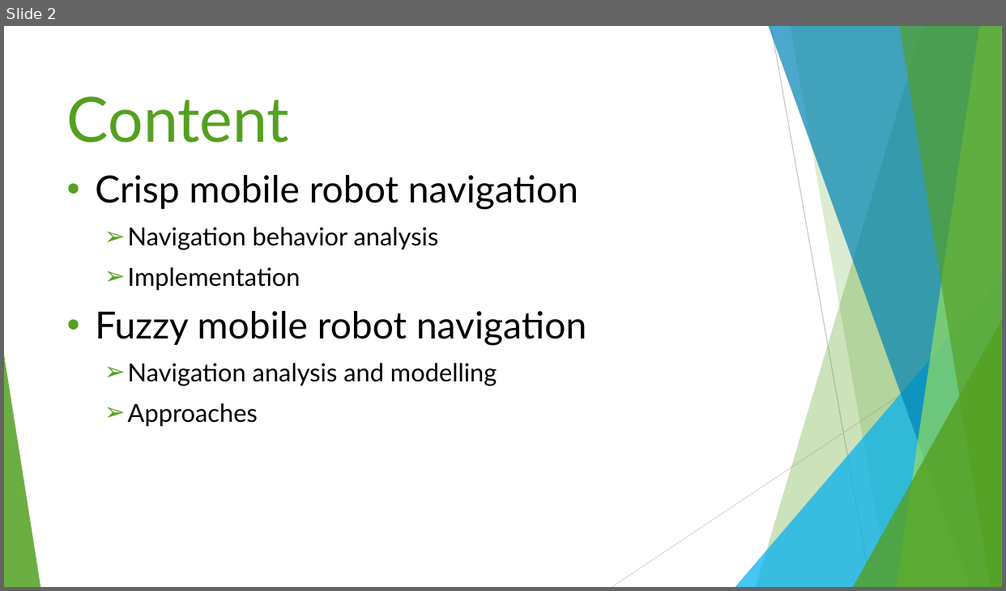
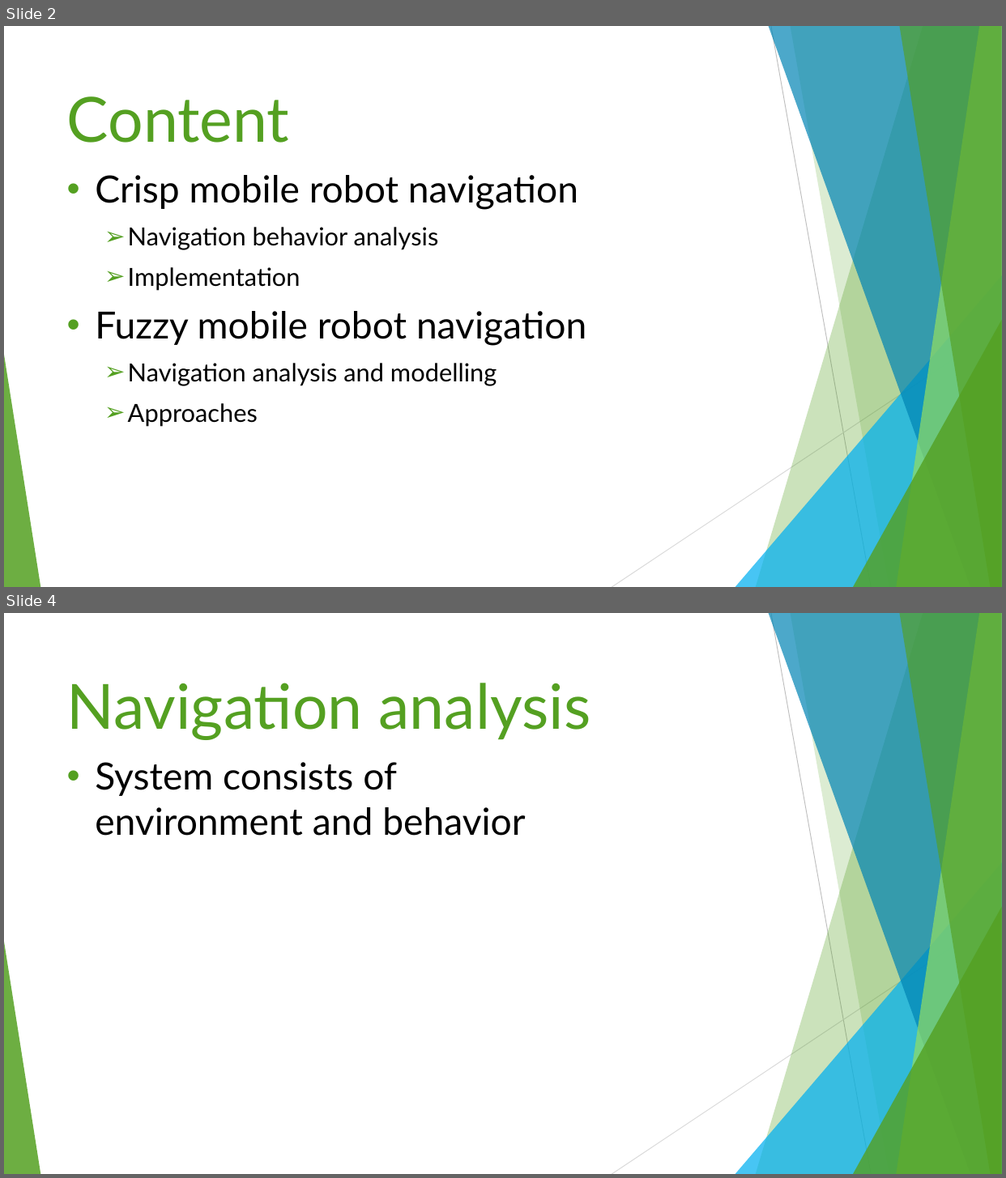
Before and after one commit to BenChurch/Winter2017, a slide deck: CISC870/Presentation/Church.pptx. Shown one above the other, each under a label of ours: slide 2 before the commit, slides 2 and 4 after it; the slides between them are not shown. The pictures are 1006x591 and 1006x1178 pixels, drawn with LibreOffice and Linux fonts; fonts in the diff are those of the drawing. Boxes give left, top, right and bottom in pixels: in the first picture for what was removed or moved away, otherwise in the second. Text is boxed around its words. In the diff, an @@ line names an element or a change of style, - is before the commit and + after.

```diff
--- a/CISC870/Presentation/Church.pptx
+++ b/CISC870/Presentation/Church.pptx
@@ slide 4 added at (4,613,1002,1174), background #FFFFFF; not listed: 10 template elements that a slide beside it also shows @@
@@ title added at (67,683,591,739), 60 pt, text #54A021 @@
+Navigation analysis
@@ text added at (95,762,525,836), 36 pt, text #000000 @@
+• System consists of environment and behavior
```
Also in this commit, not shown: 1 slide changed, 2 other slides added, 1 slide removed, 7 other files.
